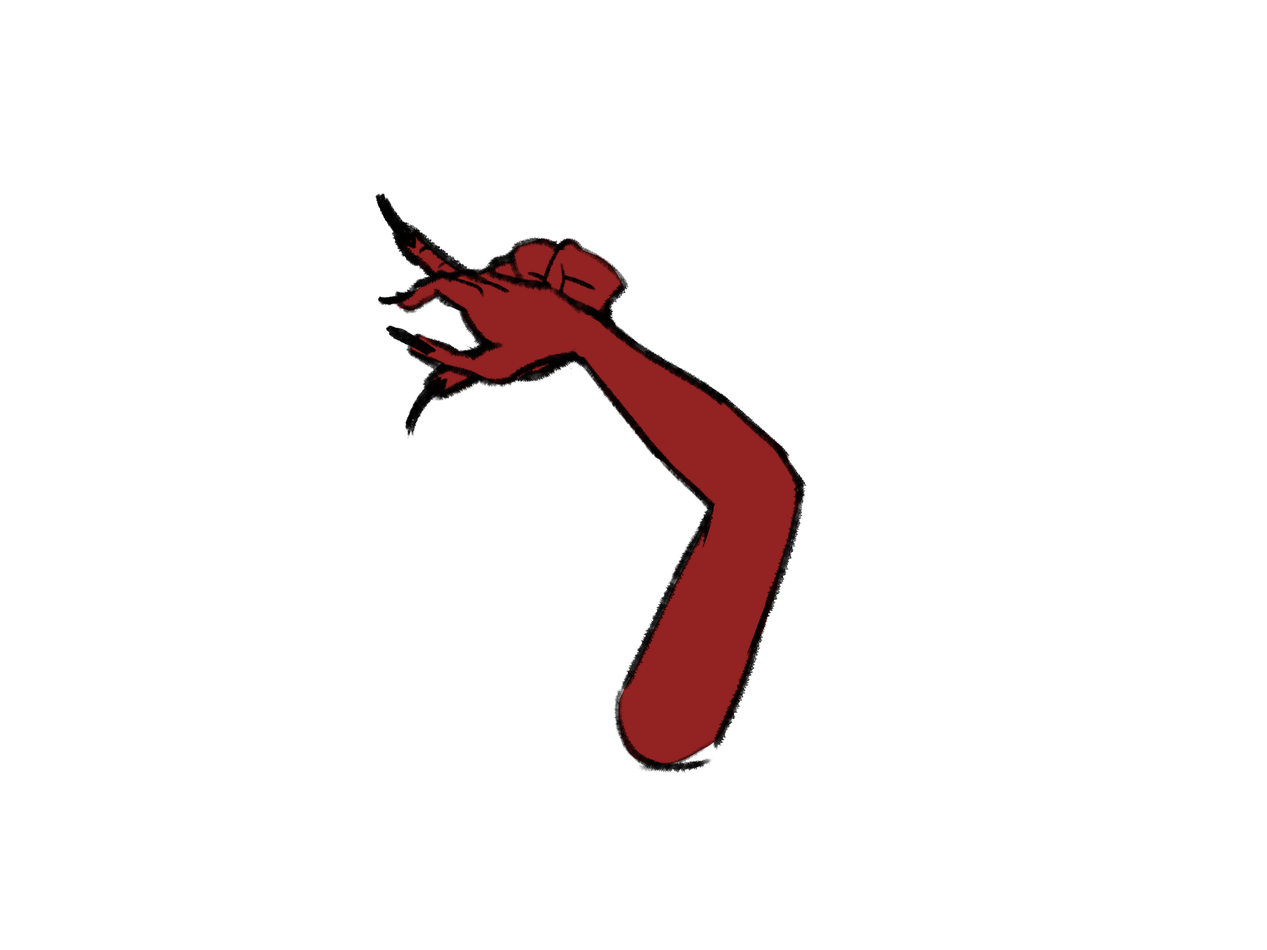
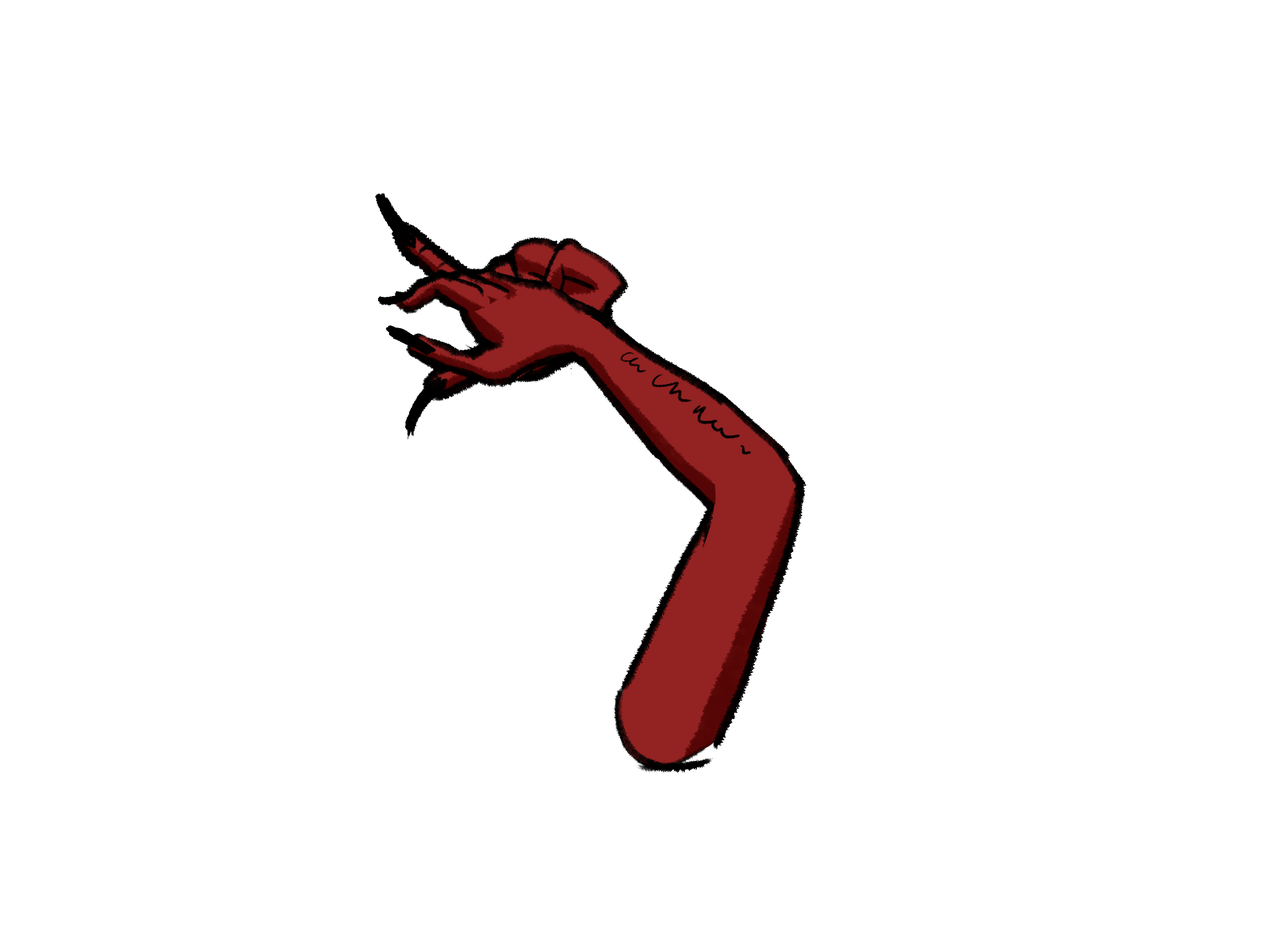
Revision of a layered 1267x950 image; what changed, layer by layer:
added group "Groupe 1" with 11 layers above "Arrière-plan" over bbox(374, 193, 807, 773)
moved "Bras" (1st of 2, in "Groupe 1") into group "Groupe 1" over bbox(613, 456, 807, 773)
painted on "Bras" (2nd of 2, in "Groupe 1" › "Bras") over bbox(613, 456, 807, 773)
moved "Avant Bras" into group "Groupe 1" over bbox(565, 314, 807, 517)
painted on "Avant_Bras" over bbox(565, 314, 807, 517)
moved "Doigt" (1st of 2, in "Groupe 1") into group "Groupe 1" over bbox(377, 267, 511, 315)
painted on "Doigt" (2nd of 2, in "Groupe 1" › "Doigt") over bbox(377, 268, 491, 315)
painted on "Doigt-1" over bbox(394, 267, 511, 309)
moved "Hand" (1st of 2, in "Groupe 1") into group "Groupe 1" over bbox(374, 193, 629, 441)
painted on "Hand" (2nd of 2, in "Groupe 1" › "Hand") over bbox(385, 266, 617, 388)
painted on "Hand-1" over bbox(500, 236, 629, 377)
painted on "Hand-2" over bbox(374, 193, 614, 441)
